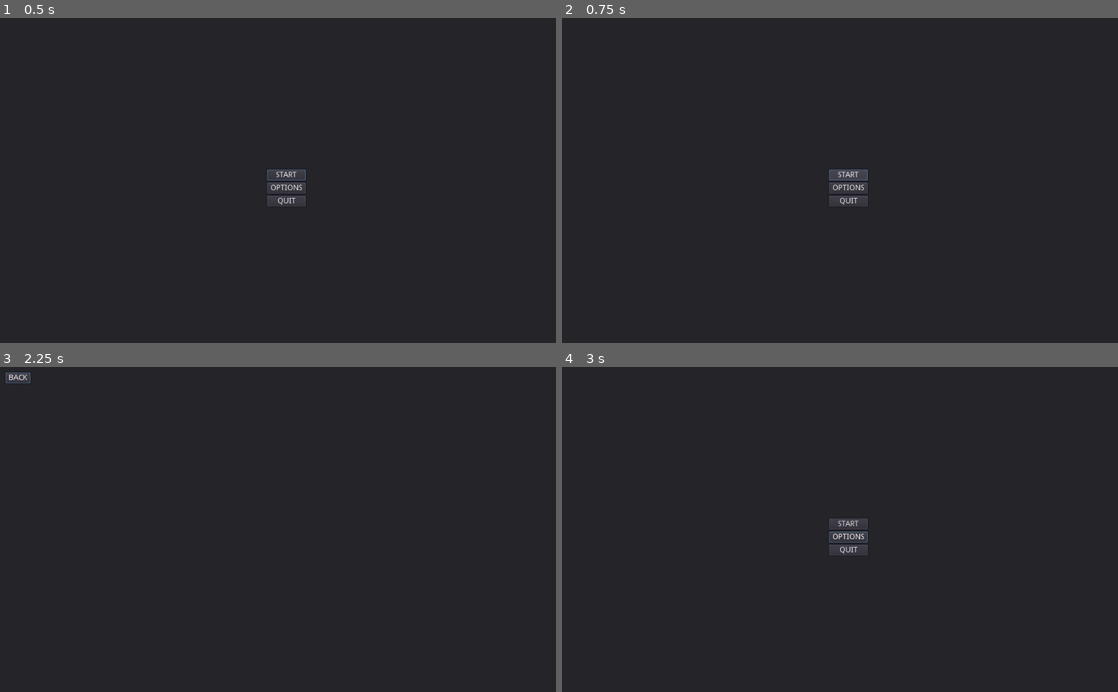
Above: before the commit, frames 1-4 (two rows, left to right).
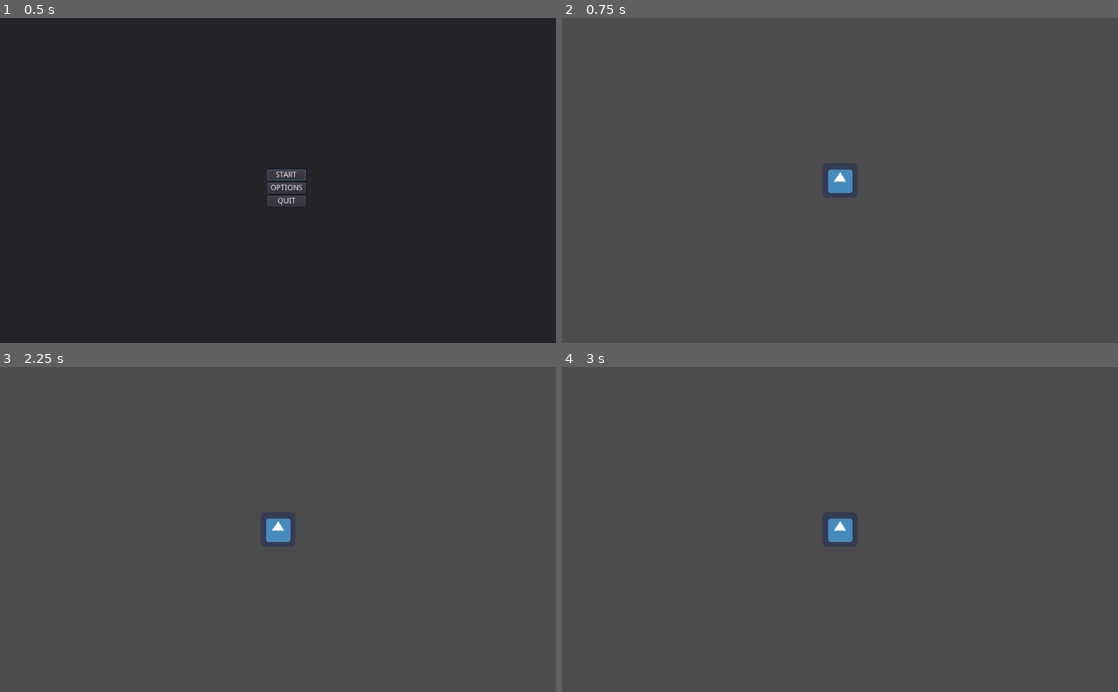
Above: after the commit, the same moments.

Repository: Collins-Simon/ChairKnight
Game: Godot game, scene res://Scenes/Menu/MenuSystem.tscn
The game is run twice, just before and just after one commit, with the same random seed, the same clock (stepped at 60 frames per second) and the same inputs. The engine's default icon, where the game draws it, is replaced by a stand-in: a white triangle on a blue panel in a dark square.
Inputs (mouse positions are in pixels of both pictures, inside the frame that each line leads up to):
- Up to frame 1 (0.5 s): no input
- Up to frame 2 (0.75 s): click "START" at 0.5 s
- Up to frame 3 (2.25 s): click (283, 523) at 1.25 s, where only the run before the commit has a clickable "START"; click (283, 536) at 2 s, where only the run before the commit has a clickable "OPTIONS"
- Up to frame 4 (3 s): click (578, 376) at 2.75 s, where only the run before the commit has a clickable "BACK"

Frame 1 is identical in both runs. In frame 2, 100% of the frame differs, in the area x 0-100%, y 0-100%; in frame 3, 100%; in frame 4, 100%.

Commit message:
#12, make OptionsMenu class

Diff:
--- a/Chair Knight/Scenes/Menu/MenuSystem.tscn
+++ b/Chair Knight/Scenes/Menu/MenuSystem.tscn
@@ -60,7 +60,7 @@
 
 [connection signal="focus_entered" from="TitleMenu/VBoxContainer/buttonStart" to="TitleMenu" method="register_focus_as_local"]
 [connection signal="mouse_entered" from="TitleMenu/VBoxContainer/buttonStart" to="TitleMenu/VBoxContainer/buttonStart" method="grab_focus"]
-[connection signal="pressed" from="TitleMenu/VBoxContainer/buttonStart" to="." method="_on_buttonStart_pressed"]
+[connection signal="pressed" from="TitleMenu/VBoxContainer/buttonStart" to="." method="custom_load_scene" binds= [ "res://Scenes/Game.tscn" ]]
 [connection signal="ready" from="TitleMenu/VBoxContainer/buttonStart" to="TitleMenu/VBoxContainer/buttonStart" method="grab_focus"]
 [connection signal="focus_entered" from="TitleMenu/VBoxContainer/buttonOptions" to="TitleMenu" method="register_focus_as_local"]
 [connection signal="mouse_entered" from="TitleMenu/VBoxContainer/buttonOptions" to="TitleMenu/VBoxContainer/buttonOptions" method="grab_focus"]
--- /dev/null
+++ b/Chair Knight/Scenes/Menu/OptionsMenu.gd
@@ -0,0 +1,5 @@
+class_name OptionsMenu
+extends SubMenu
+
+
+## put methods relevant to changing settings!
